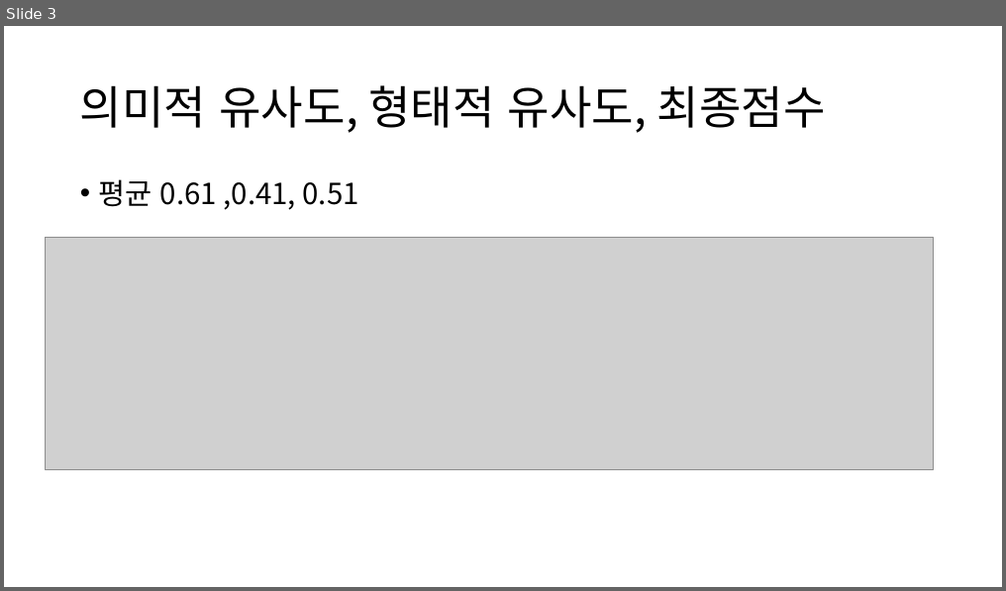
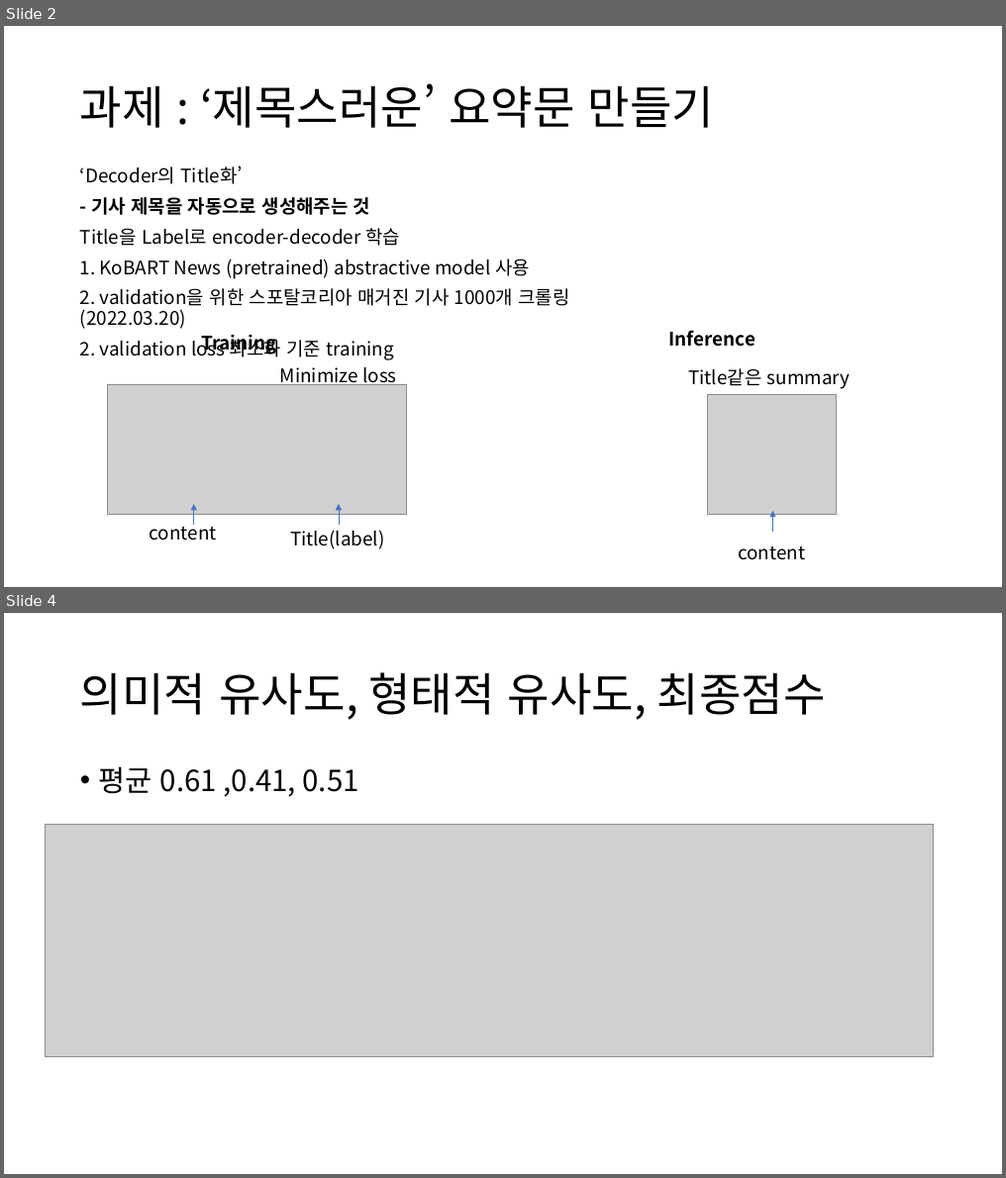
Before and after one commit to crosstar1228/wanted_pre_onboarding, a slide deck: [Wanted]기업과제4_뉴스기사요약모델링/Report/과제4_발표자료.pptx. Shown one above the other, each under a label of ours: slide 3 before the commit, slides 2 and 4 after it; the slides between them are not shown. The pictures are 1006x591 and 1006x1178 pixels, drawn with LibreOffice and Linux fonts; fonts in the diff are those of the drawing; grey boxes stand for pictures. Boxes give left, top, right and bottom in pixels: in the first picture for what was removed or moved away, otherwise in the second. Text is boxed around its words. In the diff, an @@ line names an element or a change of style, - is before the commit and + after.

```diff
--- a/[Wanted]기업과제4_뉴스기사요약모델링/Report/과제4_발표자료.pptx
+++ b/[Wanted]기업과제4_뉴스기사요약모델링/Report/과제4_발표자료.pptx
@@ slide 2 added at (x1=4, y1=26, x2=1002, y2=587), background #FFFFFF @@
@@ title added at (x1=80, y1=83, x2=714, y2=128), 44 pt, text #000000 @@
+과제 : ‘제목스러운’ 요약문 만들기
@@ text added at (x1=80, y1=166, x2=569, y2=361), 18 pt, text #000000 @@
+‘Decoder의 Title화’
+- 기사 제목을 자동으로 생성해주는 것
+Title을 Label로 encoder-decoder 학습
+1. KoBART News (pretrained) abstractive model 사용
+2. validation을 위한 스포탈코리아 매거진 기사 1000개 크롤링 (2022.03.20)
+2. validation loss 최소화 기준 training
@@ text added at (x1=201, y1=334, x2=277, y2=355), 18 pt, text #000000, bold @@
+Training
@@ text added at (x1=668, y1=330, x2=755, y2=347), 18 pt, text #000000, bold @@
+Inference
@@ text added at (x1=280, y1=368, x2=396, y2=388), 18 pt, text #000000 @@
+Minimize loss
@@ text added at (x1=688, y1=369, x2=850, y2=389), 18 pt, text #000000 @@
+Title같은 summary
@@ picture added at (x1=107, y1=384, x2=407, y2=515) @@
@@ picture added at (x1=708, y1=395, x2=837, y2=515) @@
@@ text added at (x1=150, y1=521, x2=217, y2=541), 18 pt, text #000000 @@
+content
@@ arrow added from (194, 525) to (194, 504), #4472C4 0.5 pt @@
@@ text added at (x1=290, y1=530, x2=385, y2=550), 18 pt, text #000000 @@
+Title(label)
@@ arrow added from (339, 525) to (339, 504), #4472C4 0.5 pt @@
@@ arrow added from (773, 532) to (773, 511), #4472C4 0.5 pt @@
@@ text added at (x1=738, y1=547, x2=805, y2=561), 18 pt, text #000000 @@
+content
@@ what was slide 3 is now slide 4 @@
```
Also in this commit, not shown: 3 slides changed, 1 other slide added.
